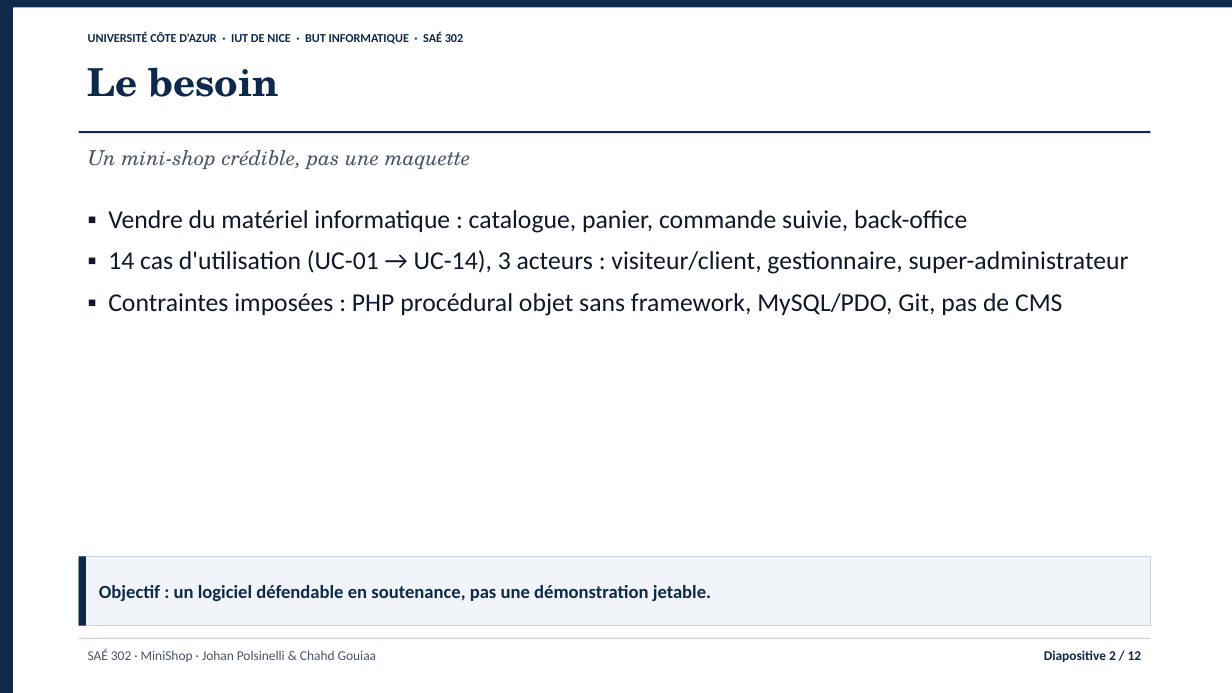
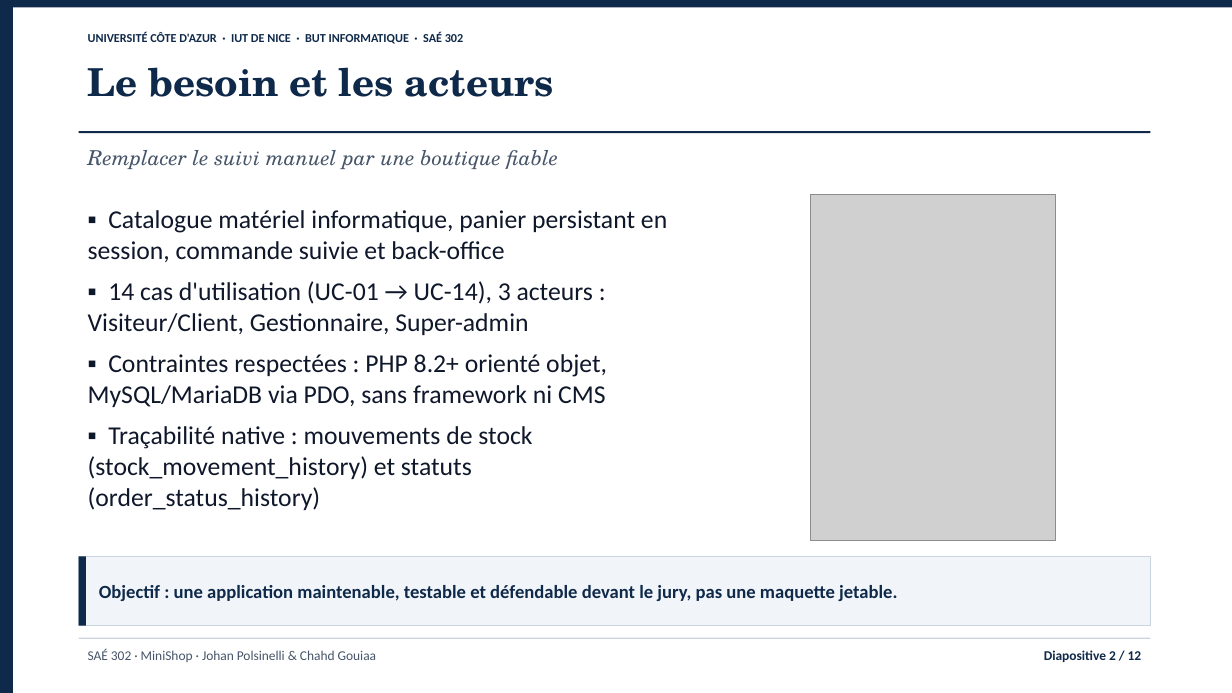
Before and after one commit to jojo8356/SAE-302, a slide deck: slide 2 of livrables/minishop-soutenance.pptx. Drawn at 1232x693 pixels with LibreOffice and Linux fonts; fonts in the diff are those of the drawing; grey boxes stand for pictures. Boxes give left, top, right and bottom in pixels: in the first picture for what was removed or moved away, otherwise in the second. Text is boxed around its words. In the diff, an @@ line names an element or a change of style, - is before the commit and + after.

Commit message:
docs: recrée les diapositives de soutenance d'après le code réel

```diff
--- a/livrables/minishop-soutenance.pptx
+++ b/livrables/minishop-soutenance.pptx
@@ text at (88, 67, 554, 97): text changed @@
-Le besoin
+Le besoin et les acteurs
@@ text at (88, 150, 559, 169): text changed @@
-Un mini-shop crédible, pas une maquette
+Remplacer le suivi manuel par une boutique fiable
@@ picture added at (811, 194, 1056, 541) @@
@@ text at (88, 210, 667, 510): text changed @@
-▪ Vendre du matériel informatique : catalogue, panier, commande suivie, back-office
-▪ 14 cas d'utilisation (UC-01 → UC-14), 3 acteurs : visiteur/client, gestionnaire, super-administrateur
-▪ Contraintes imposées : PHP procédural objet sans framework, MySQL/PDO, Git, pas de CMS
+▪ Catalogue matériel informatique, panier persistant en session, commande suivie et back-office
+▪ 14 cas d'utilisation (UC-01 → UC-14), 3 acteurs : Visiteur/Client, Gestionnaire, Super-admin
+▪ Contraintes respectées : PHP 8.2+ orienté objet, MySQL/MariaDB via PDO, sans framework ni CMS
+▪ Traçabilité native : mouvements de stock (stock_movement_history) et statuts (order_status_history)
@@ text in rectangle at (99, 585, 897, 601): text changed @@
-Objectif : un logiciel défendable en soutenance, pas une démonstration jetable.
+Objectif : une application maintenable, testable et défendable devant le jury, pas une maquette jetable.
```
Also in this commit, not shown: 11 other slides changed, 5 other files.
